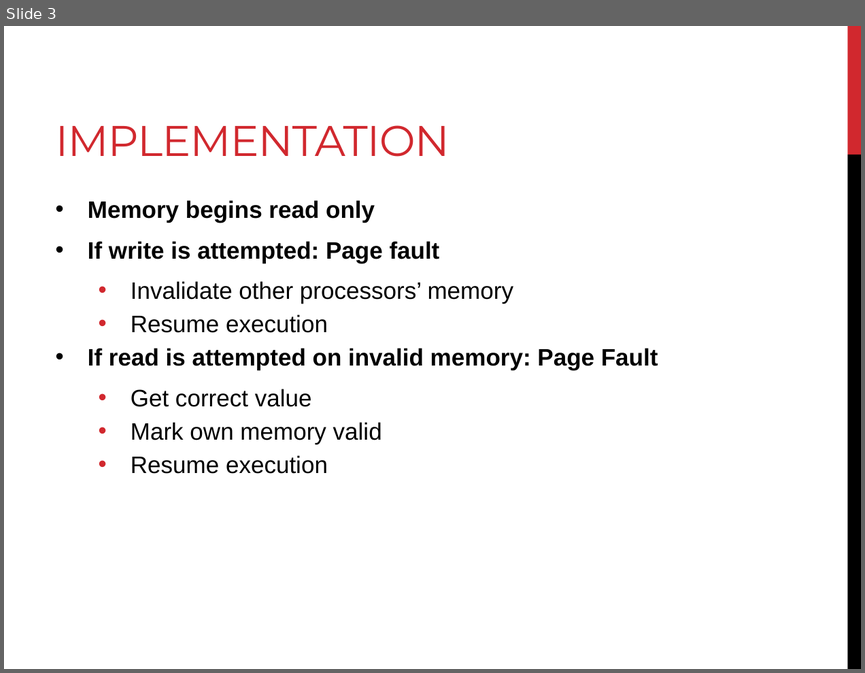
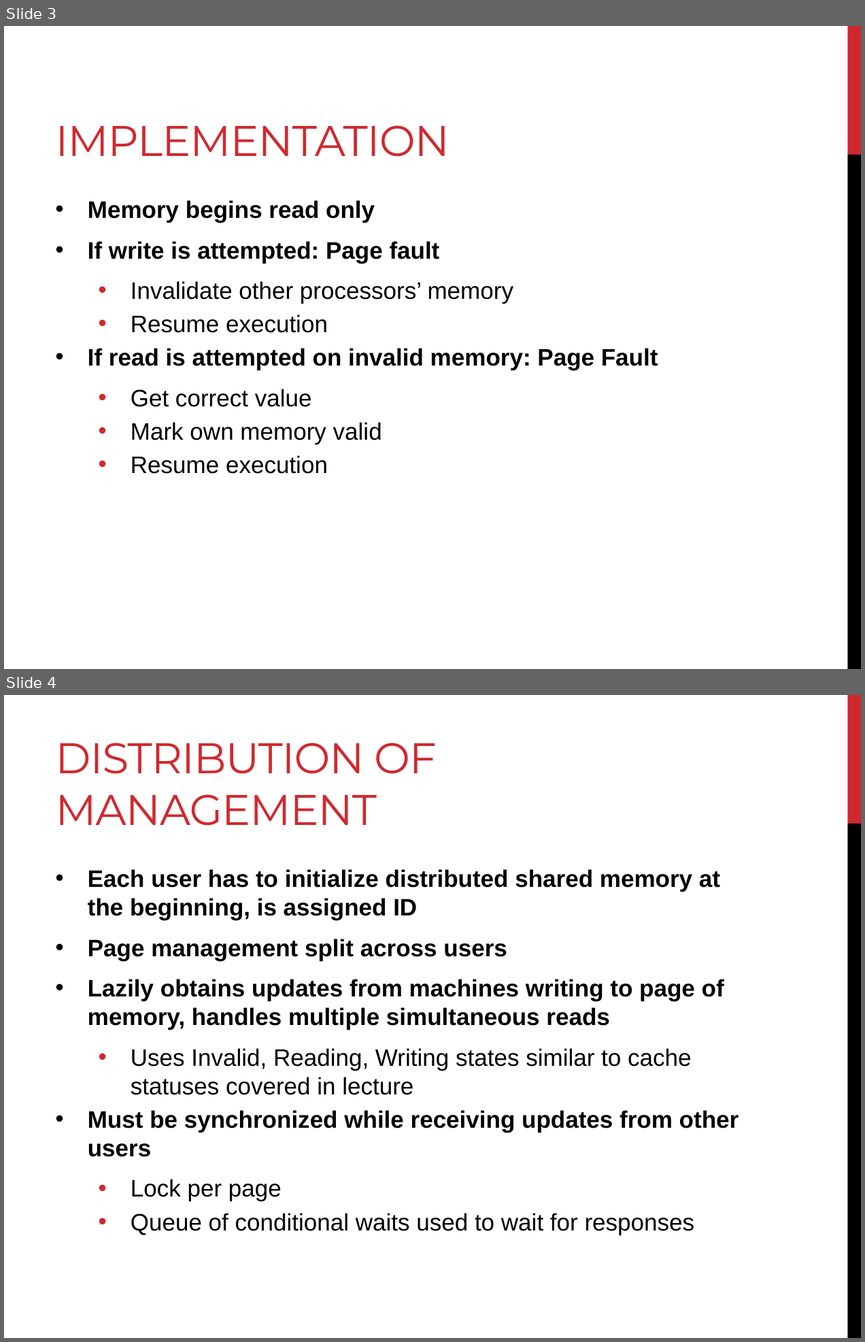
Before and after one commit to mrosensweig/6828project, a slide deck: DSM_Slides.pptx. Shown one above the other, each under a label of ours: slide 3 before the commit, slides 3 and 4 after it. The pictures are 865x673 and 865x1342 pixels, drawn with LibreOffice and Linux fonts; fonts in the diff are those of the drawing. Boxes give left, top, right and bottom in pixels: in the first picture for what was removed or moved away, otherwise in the second. Text is boxed around its words. In the diff, an @@ line names an element or a change of style, - is before the commit and + after.

Commit message:
Adds slide about distributed management to powerpoint

```diff
--- a/DSM_Slides.pptx
+++ b/DSM_Slides.pptx
@@ slide 4 added at (x1=4, y1=695, x2=861, y2=1338), background #FFFFFF; not listed: 2 template elements that a slide beside it also shows @@
@@ title added at (x1=56, y1=743, x2=436, y2=826), 36 pt, text #D1282E @@
+DISTRIBUTION OF MANAGEMENT
@@ text added at (x1=88, y1=869, x2=739, y2=1234), 20 pt, text #000000, bold @@
+• Each user has to initialize distributed shared memory at the beginning, is assigned ID
+• Page management split across users
+• Lazily obtains updates from machines writing to page of memory, handles multiple simultaneous reads
+  • Uses Invalid, Reading, Writing states similar to cache statuses covered in lecture
+• Must be synchronized while receiving updates from other users
+  • Lock per page
+  • Queue of conditional waits used to wait for responses
```
